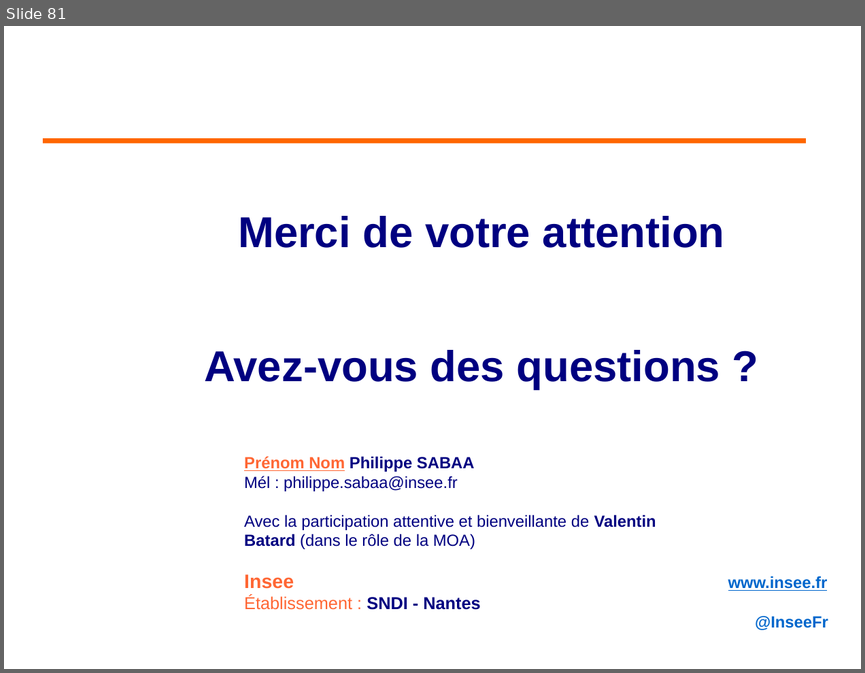
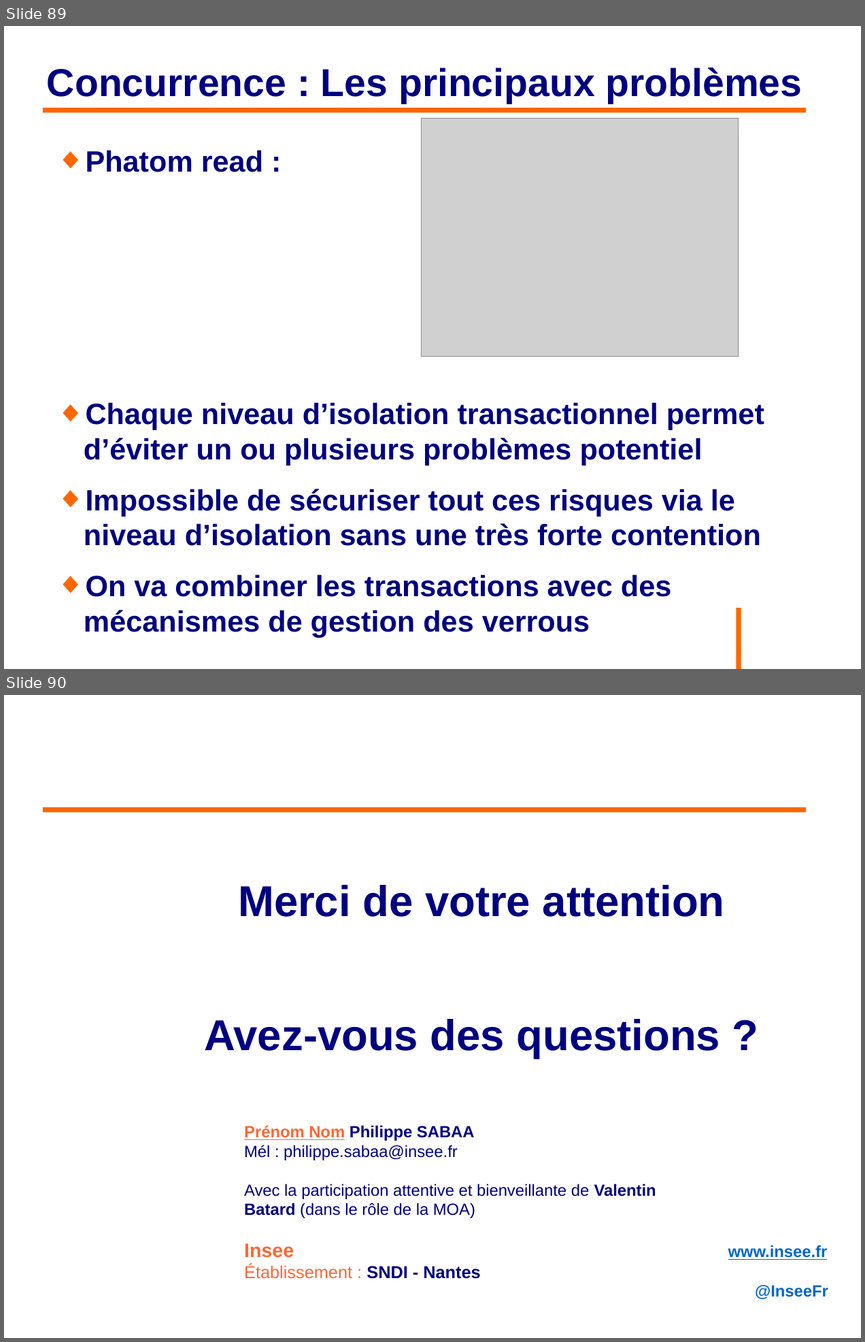
Before and after one commit to philphils/formation-hibernate-avancee, a slide deck: Documentation/diapo_formation_hibernate_avancee.odp. Shown one above the other, each under a label of ours: slide 81 before the commit, slides 89 and 90 after it. The pictures are 865x673 and 865x1342 pixels, drawn with LibreOffice and Linux fonts; fonts in the diff are those of the drawing; grey boxes stand for pictures; background and template pictures are left out. Boxes give left, top, right and bottom in pixels: in the first picture for what was removed or moved away, otherwise in the second. Text is boxed around its words. In the diff, an @@ line names an element or a change of style, - is before the commit and + after.

Commit message:
Première partie de la partie 4 : transaction et verrous

```diff
--- a/Documentation/diapo_formation_hibernate_avancee.odp
+++ b/Documentation/diapo_formation_hibernate_avancee.odp
@@ slide 89 added at box(4, 26, 861, 669), background #FFFFFF @@
@@ title added at box(47, 67, 802, 104), 36 pt, text #000080, bold @@
+Concurrence : Les principaux problèmes
@@ line added from (43, 110) to (806, 110), #FF6600 4.54 pt @@
@@ picture added at box(422, 118, 738, 356) @@
@@ text added at box(84, 150, 764, 637), 27.2 pt, text #000080, bold @@
+◆ Phatom read :
+◆ Chaque niveau d’isolation transactionnel permet d’éviter un ou plusieurs problèmes potentiel
+◆ Impossible de sécuriser tout ces risques via le niveau d’isolation sans une très forte contention
+◆ On va combiner les transactions avec des mécanismes de gestion des verrous
@@ line added from (738, 607) to (738, 669), #FF6600 4.54 pt @@
@@ what was slide 81 is now slide 90 @@
```
Also in this commit, not shown: 2 slides changed, 8 other slides added.
